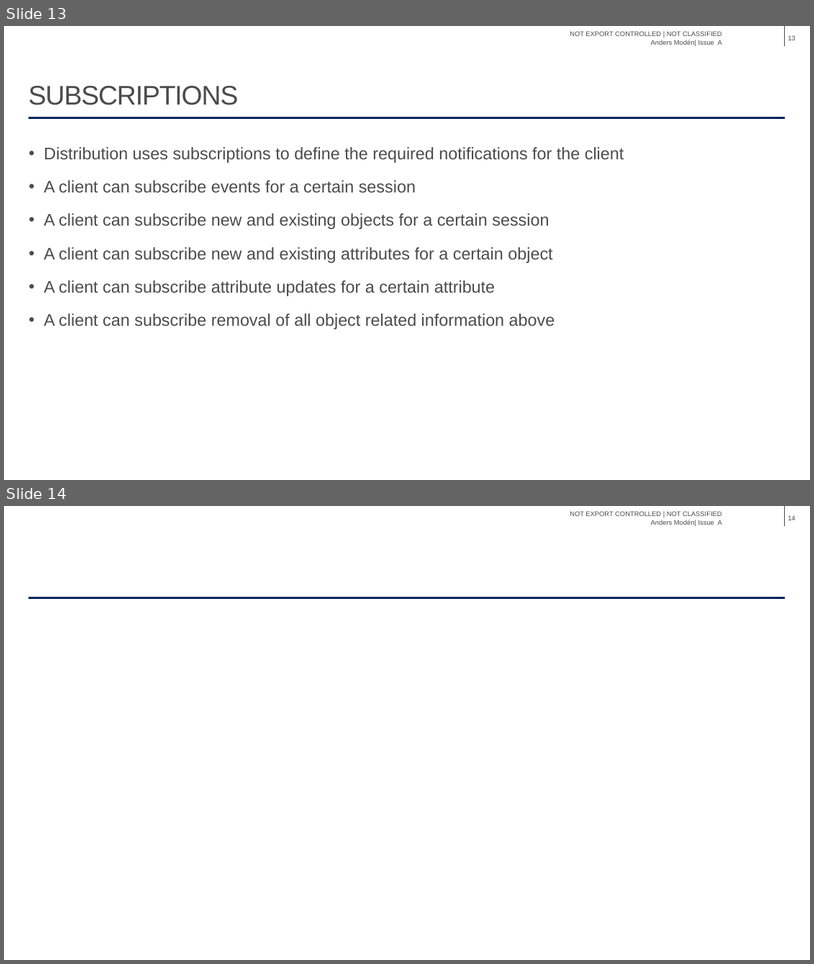
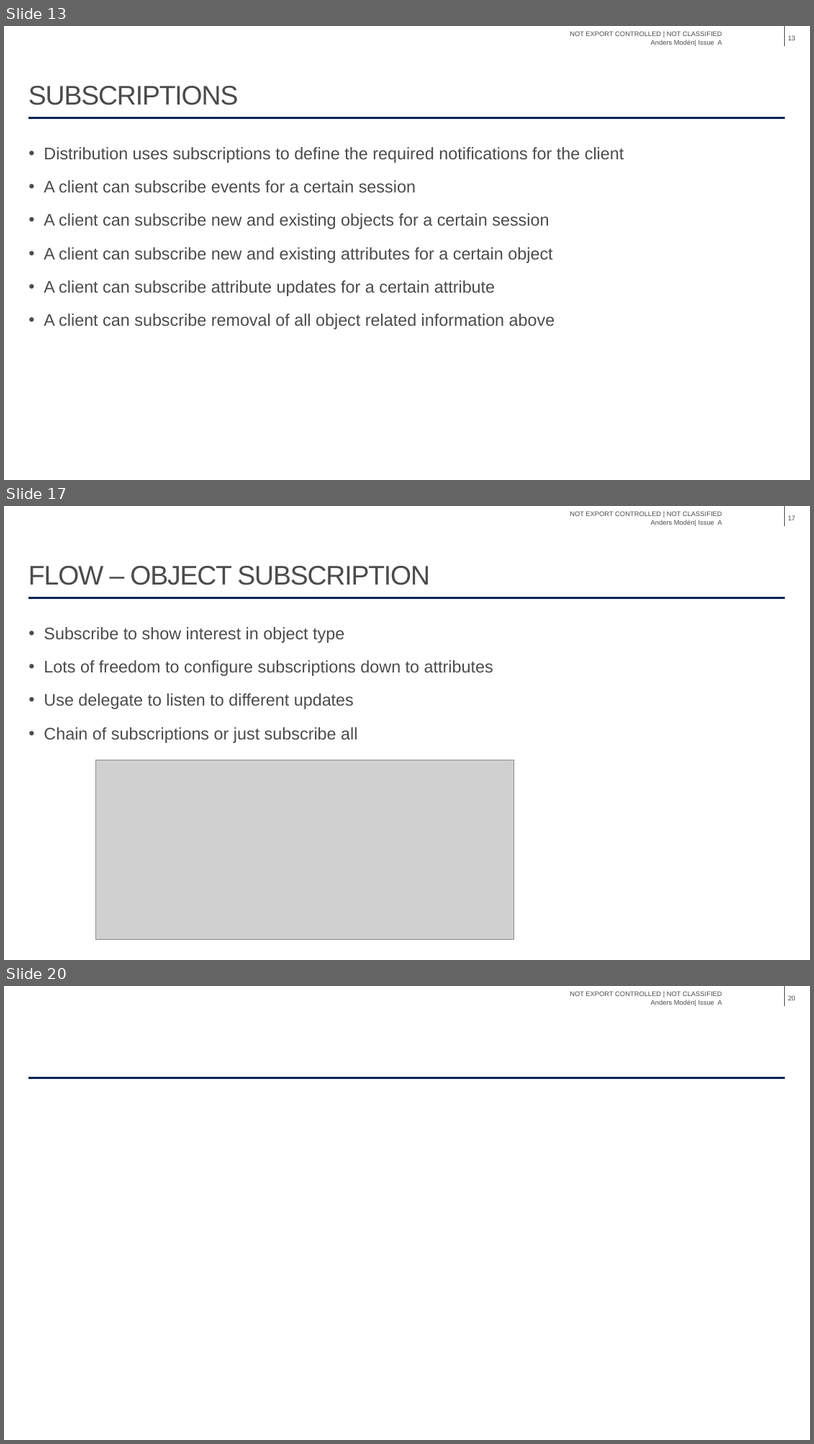
Before and after one commit to ToolTech/Distributed_Domain_Demo, a slide deck: Tutorial/Distribution Tutorial.pptx. Shown one above the other, each under a label of ours: slides 13 and 14 before the commit, slides 13, 17 and 20 after it; the slides between them are not shown. The pictures are 814x964 and 814x1444 pixels, drawn with LibreOffice and Linux fonts; fonts in the diff are those of the drawing; grey boxes stand for pictures; background and template pictures are left out. Boxes give left, top, right and bottom in pixels: in the first picture for what was removed or moved away, otherwise in the second. Text is boxed around its words. In the diff, an @@ line names an element or a change of style, - is before the commit and + after.

```diff
--- a/Tutorial/Distribution Tutorial.pptx
+++ b/Tutorial/Distribution Tutorial.pptx
@@ slide 17 added at (x1=4, y1=506, x2=810, y2=960), background #FFFFFF; not listed: 3 template elements that a slide beside it also shows @@
@@ page number added at (x1=788, y1=515, x2=795, y2=520), 8 pt, text #4B4B4B @@
+17
@@ title added at (x1=28, y1=566, x2=430, y2=585), 32 pt, text #4B4B4B @@
+FLOW – OBJECT SUBSCRIPTION
@@ text added at (x1=44, y1=627, x2=494, y2=743), 20 pt, text #4B4B4B @@
+• Subscribe to show interest in object type
+• Lots of freedom to configure subscriptions down to attributes
+• Use delegate to listen to different updates
+• Chain of subscriptions or just subscribe all
@@ picture added at (x1=96, y1=759, x2=514, y2=939) @@
@@ what was slide 14 is now slide 20 @@
@@ page number at (x1=788, y1=995, x2=795, y2=1000): text changed @@
-14
+20
```
Also in this commit, not shown: 5 other slides added, 2 other files.
